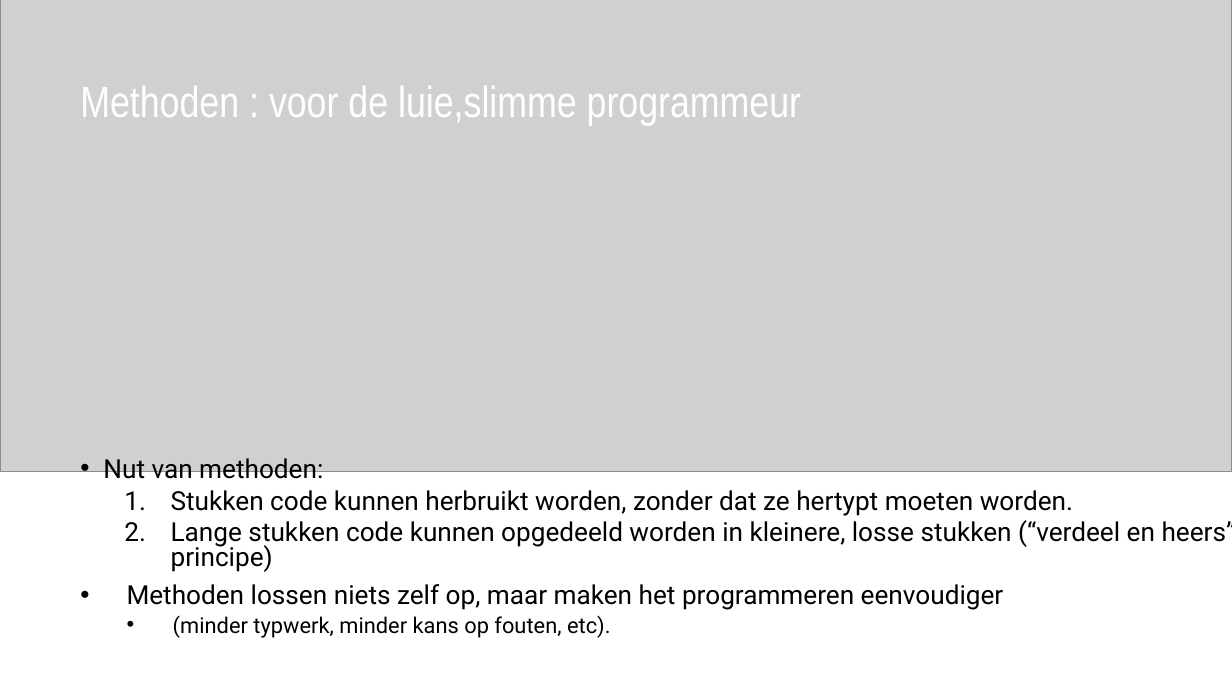
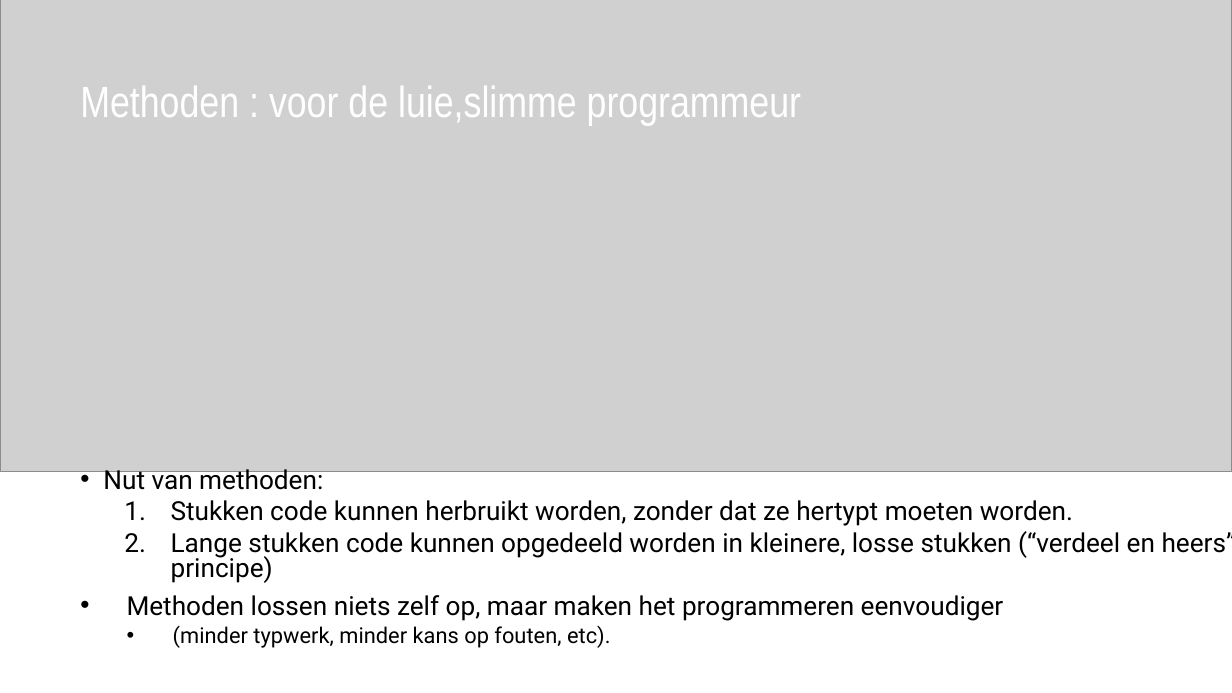
Before and after one commit to timdams/csharpbook, a slide deck: slide 4 of _SLIDES/2020_DEEL1/H7-Methoden/H7-1-methoden.pptx. Drawn at 1232x693 pixels with LibreOffice and Linux fonts; fonts in the diff are those of the drawing; grey boxes stand for pictures; background and template pictures are left out. Boxes give left, top, right and bottom in pixels: in the first picture for what was removed or moved away, otherwise in the second. Text is boxed around its words. In the diff, an @@ line names an element or a change of style, - is before the commit and + after.

```diff
--- a/_SLIDES/2020_DEEL1/H7-Methoden/H7-1-methoden.pptx
+++ b/_SLIDES/2020_DEEL1/H7-Methoden/H7-1-methoden.pptx
@@ text "Nut van methoden:": place and size @@
-text "Nut van methoden:" at (103, 458, 1232, 638)
+text "Nut van methoden:" at (103, 465, 1232, 648)
```
Also in this commit, not shown: 9 other slides changed, 1 slide added, 1 slide removed, 5 other files.
